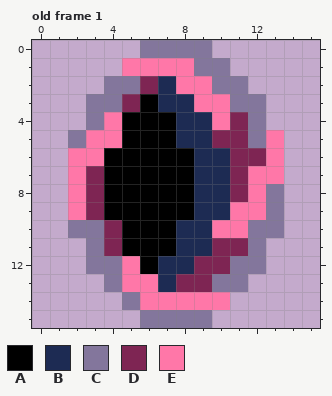
File history of a pixel-art file, assets/portal.aseprite. That is the earlier state.
16x16 pixels, 1 frame. Shown: old frame 1. The commit also changed other frames, which this record leaves out.
Visible layers, top first: "Layer 5", "Layer 4", "Layer 3", "Layer 2", "Layer 1".
Palette (. is transparent): A #000000  B #1d2b53  C #83769c  D #7e2553  E #ff77a8
Pixels before, old frame 1, first column x 2:
 0 ....CCCC....
 1 ...EEEECC...
 2 ..CCDBEECC..
 3 .CCDABBEECC.
 4 .CEAAABBEDC.
 5 CEEAAABBDDCE
 6 EEAAAAABBDDE
 7 EDAAAAABBDEE
 8 EDAAAAABBDEC
 9 EDAAAAABBEEC
10 CCDAAABBEECC
11 .CDAAABBDDC.
12 .CCEABBDDCC.
13 ..CEEBDDCC..
14 ...CEEEEE...
15 ....CCCC....
The same view after the edit:
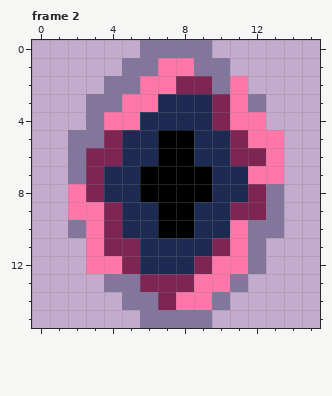
A new or re-ordered frame is compared with the old frame closest to it.
Commit message: animated portal textures
Edits made:
frames 1 -> 4
Frame 2 is new; against old frame 1, layers "Layer 5", "Layer 4", "Layer 3":
Colour B becomes colour A in row 5 at x 8; in rows 7 to 8 at x 9; in row 10 at x 8.
Colour A becomes colour B in row 4 at x 6 to 7; in rows 5 to 6 at x 5 to 6; in rows 7 to 8 at x 4 to 5; in rows 9 to 10 at x 5 to 6; in row 11 at x 6 to 7; in row 12 at x 6.
Colour D becomes colour B in row 5 at x 10; in rows 7 to 8 at x 11.
Colour E becomes colour B in row 3 at x 9; in row 10 at x 10.
Colour E becomes colour C in row 1 at x 5 to 6; in row 5 at x 3; in rows 6 to 7 at x 2; in row 13 at x 5; in row 14 at x 6 and 10.
Colour A becomes colour D in row 6 at x 4; in row 9 at x 4; in row 11 at x 5.
Colour B becomes colour D in row 13 at x 7.
Colour E becomes colour D in row 2 at x 8 to 9; in rows 3 to 4 at x 10; in row 5 at x 4; in row 6 at x 3; in row 8 at x 12; in row 9 at x 11 to 12.
Colour E becomes colour D in row 12 at x 5; in row 13 at x 6; in row 14 at x 7.
Colour A becomes colour E in row 3 at x 6; in row 4 at x 5.
Colour B becomes colour E in row 2 at x 7.
Colour C becomes colour E in rows 2 to 3 at x 11; in rows 4 to 5 at x 12; in rows 10 to 11 at x 3; in row 12 at x 3 to 4 and 11; in row 13 at x 10.
Colour D becomes colour E in row 2 at x 6; in row 3 at x 5; in row 4 at x 11; in row 9 at x 3; in row 11 at x 11; in row 12 at x 10.
Colour D becomes colour E in row 13 at x 9.
Where, in picture pixels (left, top, right, bottom), the same in both pictures:
changed: (68, 58, 266, 310)
